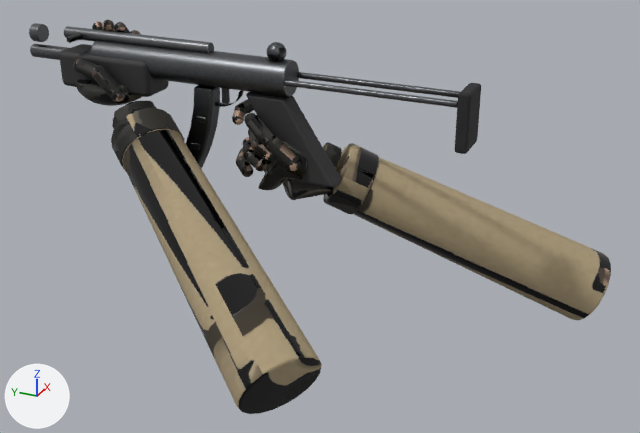
Renders of the glTF model spil/sigtekorn/modeller/mp.glb from each side of a commit.
One viewpoint serves both versions: a camera (50 mm lens) standing at (-0.931, -0.516, 0.311) and looking at (-0.012, -0.102, -0.148). Arrows for +X, +Y and +Z are at lower left; the lights stay in place. The older version comes first. Vertices at exactly the same position are counted once.

The first picture shows 'hænder', 'mp'.
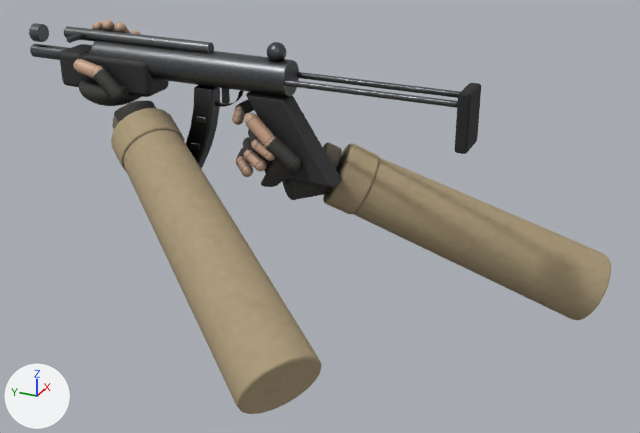
What changed in the scene script:
```text
Change me_finger0knoe:
    used by ob_hænder; location = (0.0, 0.0, 0.0)
    remove me_finger0knoe.from_pydata(...)  # 24208 vertices, 48080 faces; spans x -0.281..0.235, y -0.441..0.237, z -0.324..0.066
    add me_finger0knoe.from_pydata(...)  # 6512 vertices, 12688 faces; spans x -0.281..0.235, y -0.441..0.237, z -0.324..0.066
    me_finger0knoe part 1: 113 vertices moved within x -0.035..0.036, y -0.074..0.02, z -0.118..-0.017; 12351 vertices removed from x -0.036..0.04, y -0.088..0.021, z -0.127..-0.014; 2271 vertices added at x -0.036..0.039, y -0.081..0.021, z -0.123..-0.015
    me_finger0knoe part 2: 123 vertices moved within x -0.042..0.042, y 0.162..0.234, z -0.041..0.06; 9845 vertices removed from x -0.047..0.043, y 0.16..0.237, z -0.041..0.065; 2229 vertices added at x -0.046..0.043, y 0.16..0.236, z -0.041..0.065
    me_finger0knoe part 3: 1868 kept faces spanning x -0.281..0.235, y -0.441..0.23, z -0.324..0.056 get new texture (UV) coordinates
```

What differs and where, as boxes [x1, y1, x2, y2] in the pictures (640 x 433 px):
part 1 of me_finger0knoe, cut back
    before: [232, 99, 308, 190]
    after: [232, 99, 301, 187]
part 2 of me_finger0knoe, cut back
    before: [73, 20, 143, 106]
    after: [73, 20, 142, 106]
part 3 of me_finger0knoe, surface changed
    before: [84, 60, 611, 414]
    after: [84, 30, 611, 414]
